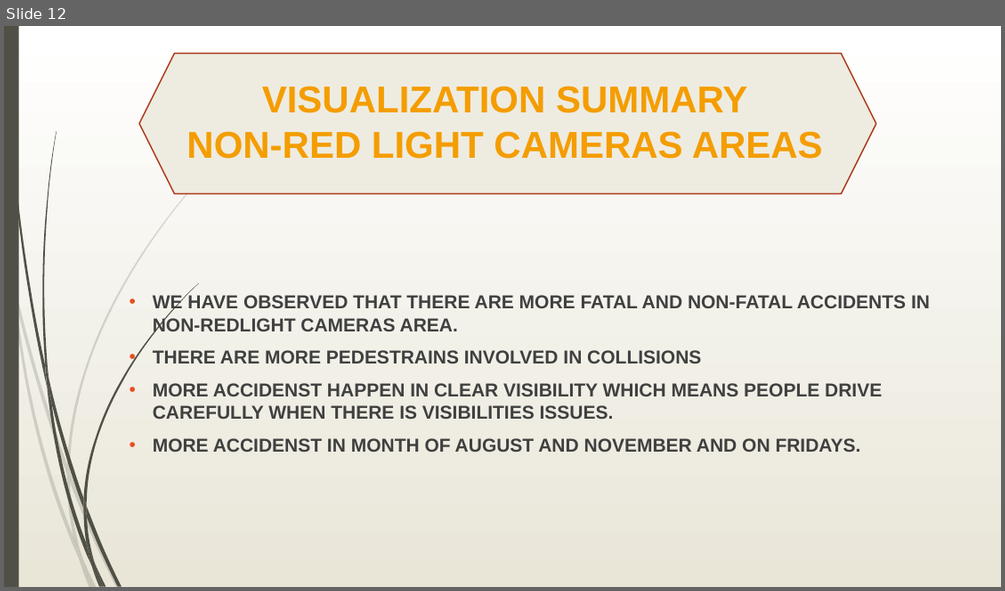
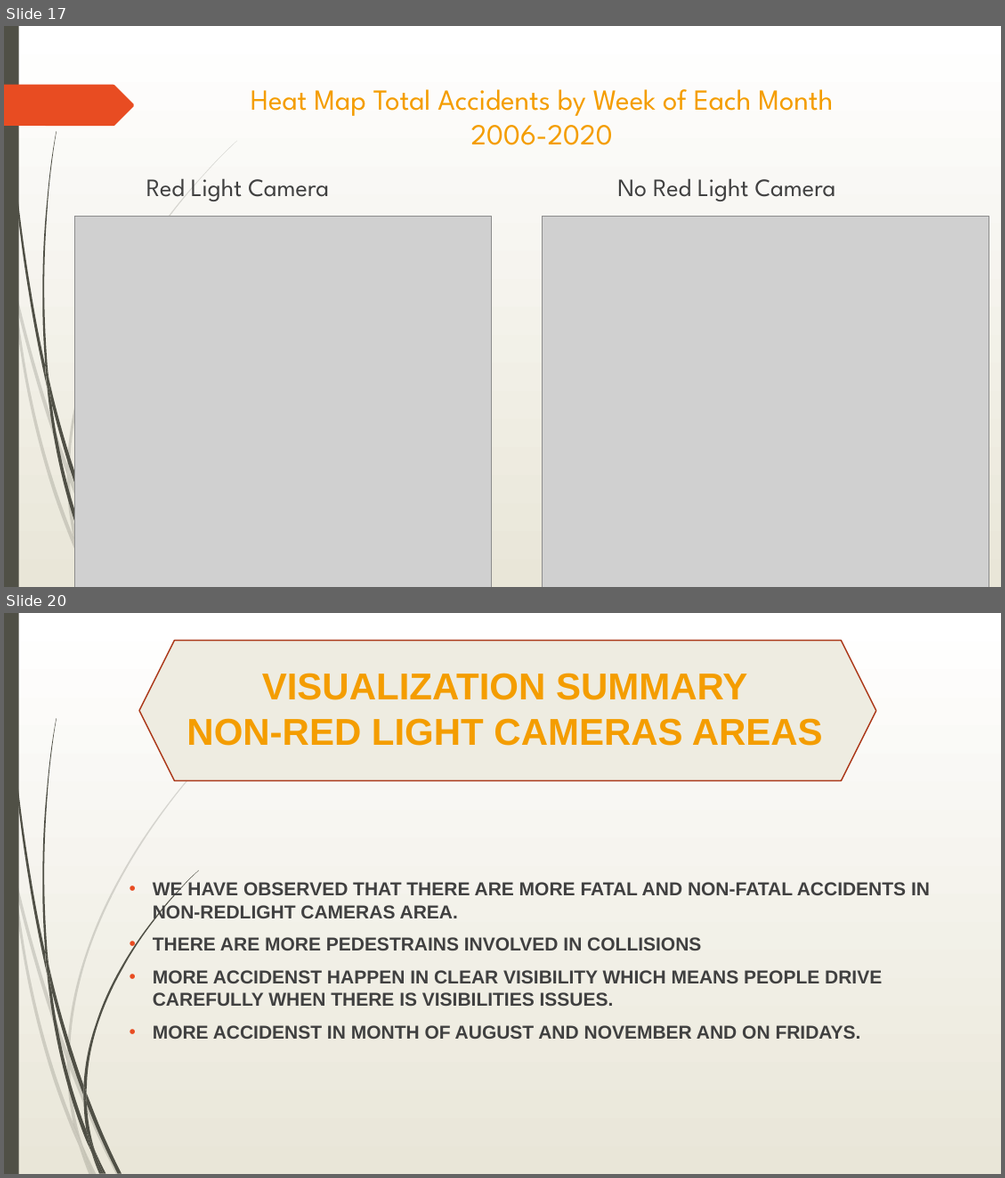
Before and after one commit to barharding/Crash-Detectives, a slide deck: EDA/EDA_Presentation.pptx. Shown one above the other, each under a label of ours: slide 12 before the commit, slides 17 and 20 after it; the slides between them are not shown. The pictures are 1005x591 and 1005x1178 pixels, drawn with LibreOffice and Linux fonts; fonts in the diff are those of the drawing; grey boxes stand for pictures. Boxes give left, top, right and bottom in pixels: in the first picture for what was removed or moved away, otherwise in the second. Text is boxed around its words. In the diff, an @@ line names an element or a change of style, - is before the commit and + after.

```diff
--- a/EDA/EDA_Presentation.pptx
+++ b/EDA/EDA_Presentation.pptx
@@ slide 17 added at (x1=4, y1=26, x2=1001, y2=587), background gradient #FFFFFF to #EAE7D8; not listed: 20 template elements that a slide beside it also shows @@
@@ freeform shape added at (x1=4, y1=85, x2=134, y2=126), fill #E84C22 @@
@@ title added at (x1=251, y1=89, x2=833, y2=145), 28 pt, text #F49D00 @@
+Heat Map Total Accidents by Week of Each Month
+2006-2020
@@ text added at (x1=146, y1=178, x2=329, y2=201), 24 pt, text #404040 @@
+Red Light Camera
@@ text added at (x1=617, y1=178, x2=836, y2=201), 24 pt, text #404040 @@
+No Red Light Camera
@@ picture added at (x1=75, y1=216, x2=492, y2=587) @@
@@ picture added at (x1=542, y1=216, x2=989, y2=587) @@
@@ what was slide 12 is now slide 20 @@
```
Also in this commit, not shown: 8 other slides added, 2 slides removed, 2 other files.
